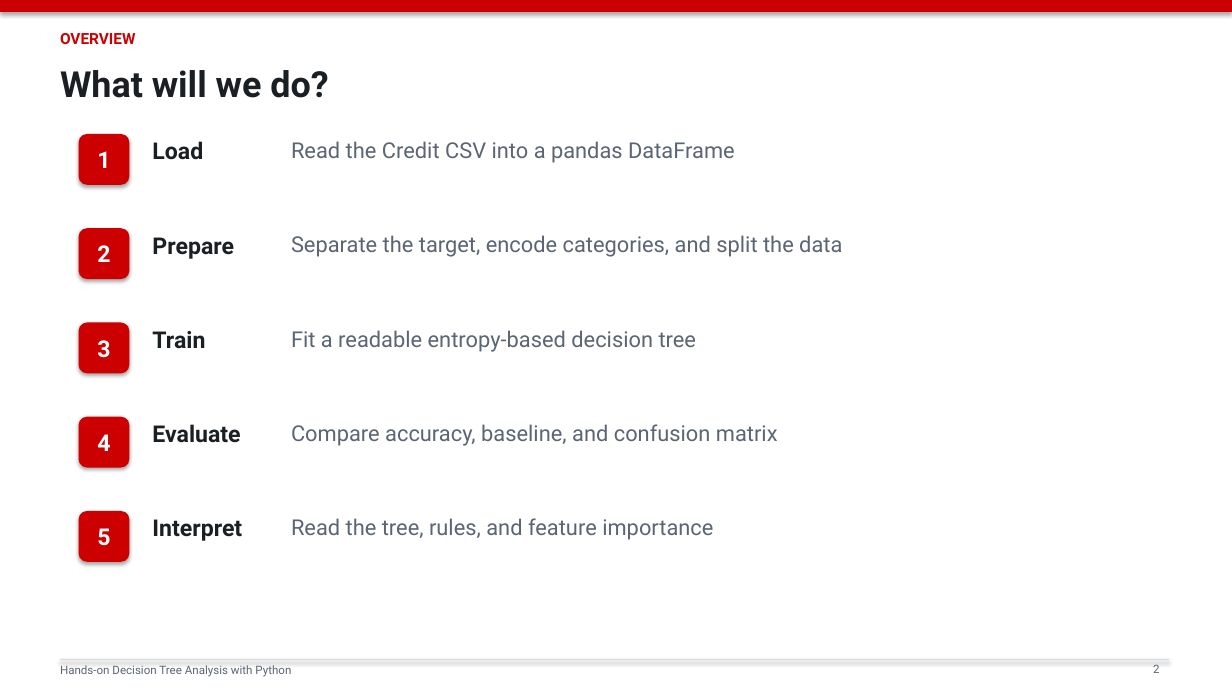
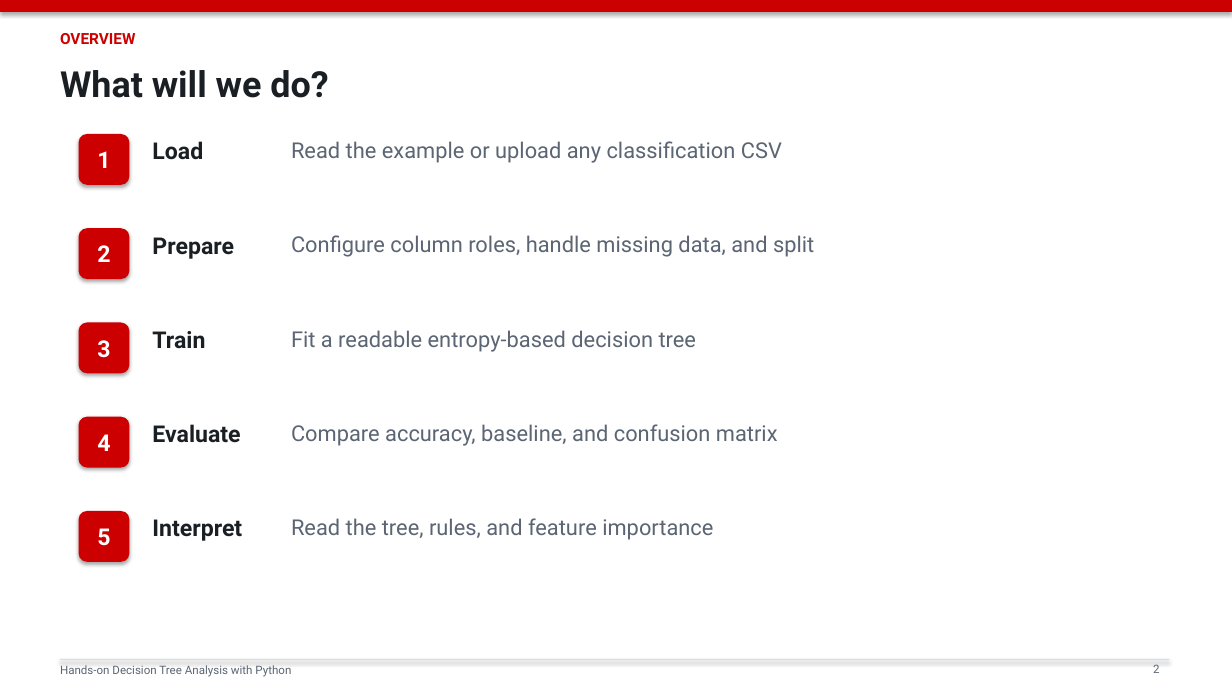
Before and after one commit to mojiahui777/ba_course, a slide deck: slide 2 of decision_tree_python_slides.pptx. Drawn at 1232x693 pixels with LibreOffice and Linux fonts; fonts in the diff are those of the drawing. Boxes give left, top, right and bottom in pixels: in the first picture for what was removed or moved away, otherwise in the second. Text is boxed around its words. In the diff, an @@ line names an element or a change of style, - is before the commit and + after.

```diff
--- a/decision_tree_python_slides.pptx
+++ b/decision_tree_python_slides.pptx
@@ text at <box>291,141,782,163</box>: text changed @@
-Read the Credit CSV into a pandas DataFrame
+Read the example or upload any classification CSV
@@ text at <box>291,235,814,257</box>: text changed @@
-Separate the target, encode categories, and split the data
+Configure column roles, handle missing data, and split
```
Also in this commit, not shown: 21 other slides changed, 1 other file.
